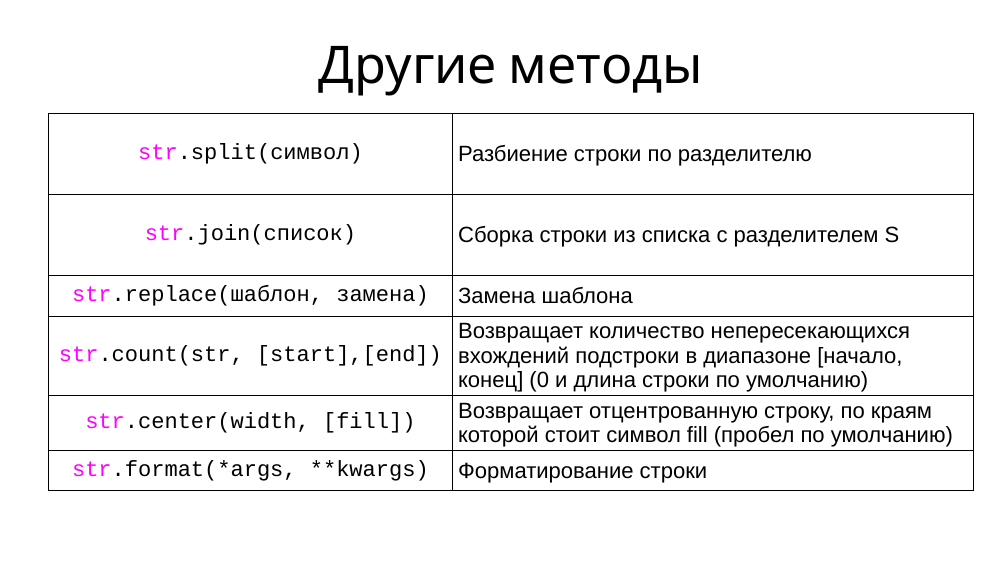
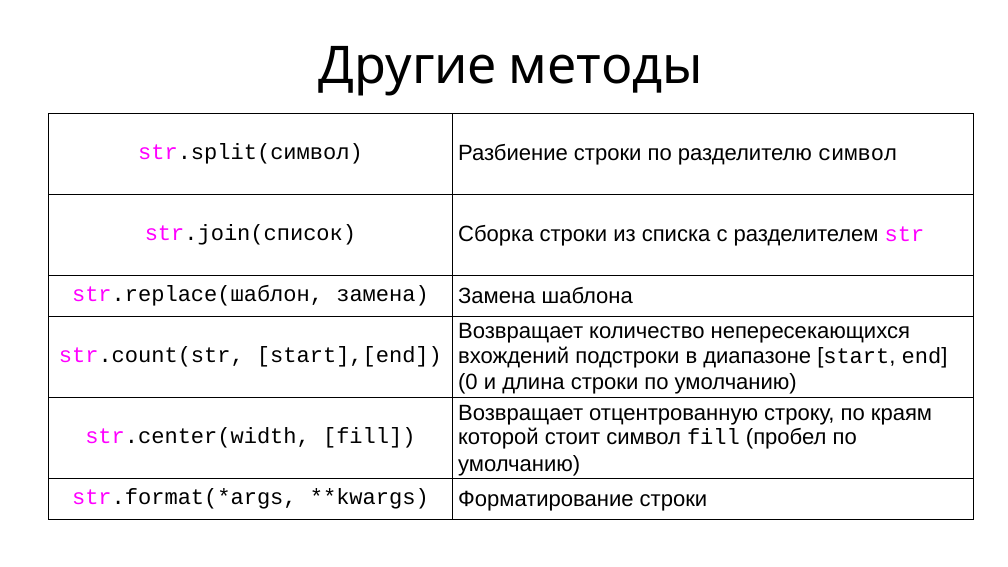
Before and after one commit to maxchv/LearnPython, a slide deck: slide 12 of week06/Strings.pptx. Drawn at 1008x567 pixels with LibreOffice and Linux fonts; fonts in the diff are those of the drawing. Boxes give left, top, right and bottom in pixels: in the first picture for what was removed or moved away, otherwise in the second. Text is boxed around its words. In the diff, an @@ line names an element or a change of style, - is before the commit and + after.

```diff
--- a/week06/Strings.pptx
+++ b/week06/Strings.pptx
@@ table at [48, 113, 973, 527] @@
-row 1, column 2: Разбиение строки по разделителю
+row 1, column 2: Разбиение строки по разделителю символ
-row 2, column 2: Сборка строки из списка с разделителем S
+row 2, column 2: Сборка строки из списка с разделителем str
-row 4, column 2: Возвращает количество непересекающихся вхождений подстроки в диапазоне [начало, конец] (0 и длина строки по умолчанию)
+row 4, column 2: Возвращает количество непересекающихся вхождений подстроки в диапазоне [start, end] (0 и длина строки по умолчанию)
@@ font Arial to Courier New in "fill" @@
```
Also in this commit, not shown: 17 other slides changed, 2 other files.
